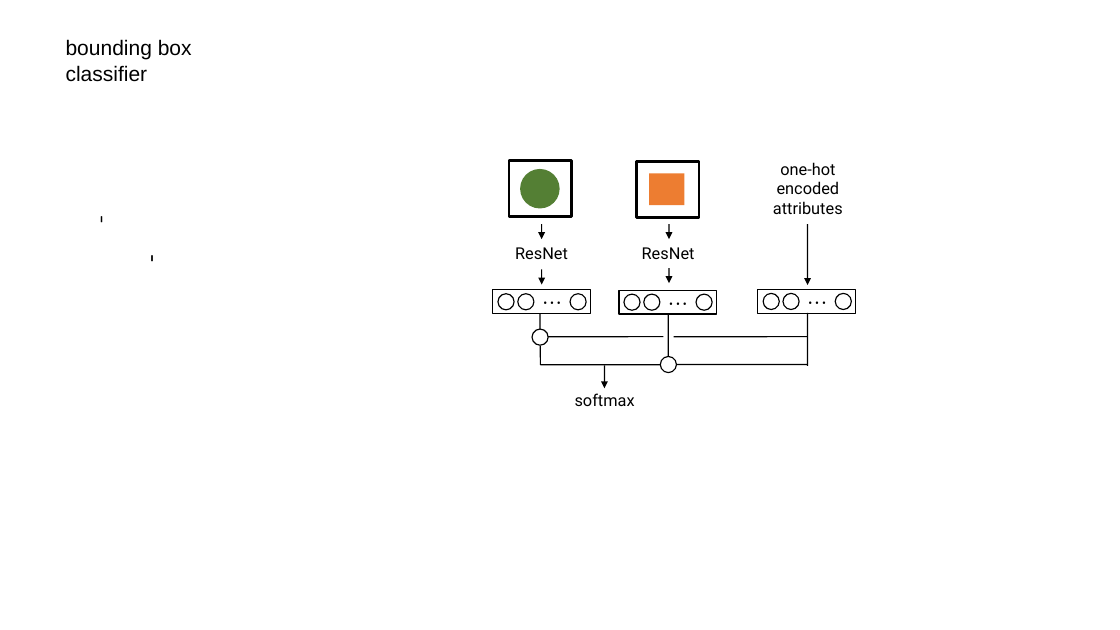
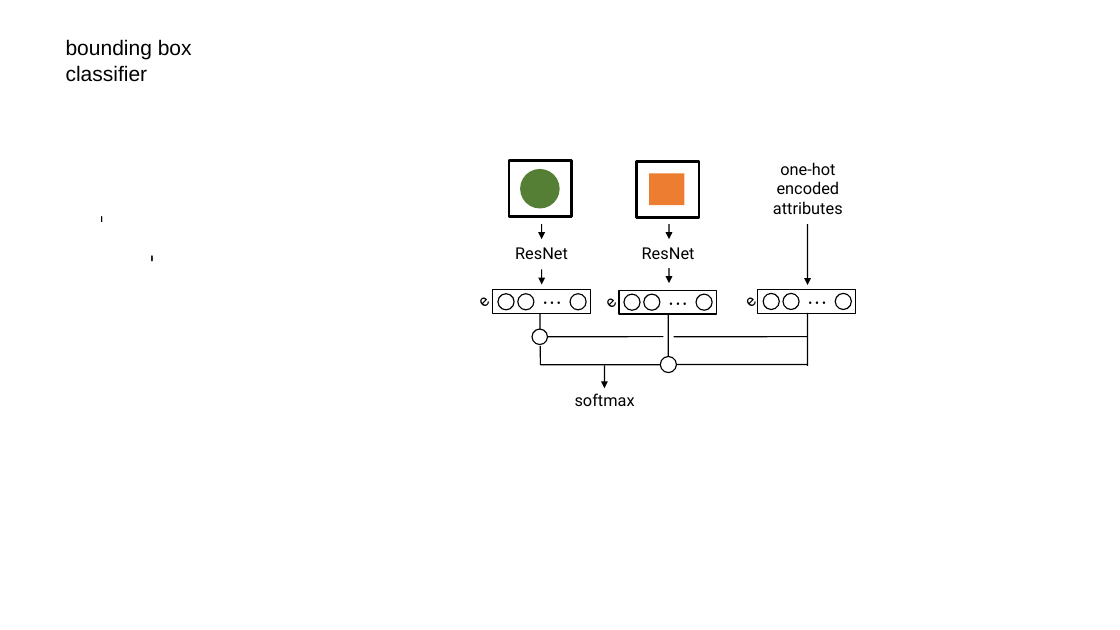
Before and after one commit to mappelgren/to-your-left, a slide deck: slide 1 of thesis/figures/schema.odp. Drawn at 1120x630 pixels with LibreOffice and Linux fonts; fonts in the diff are those of the drawing. Boxes give left, top, right and bottom in pixels: in the first picture for what was removed or moved away, otherwise in the second. Text is boxed around its words. In the diff, an @@ line names an element or a change of style, - is before the commit and + after.

```diff
--- a/thesis/figures/schema.odp
+++ b/thesis/figures/schema.odp
@@ text added at (x1=467, y1=303, x2=489, y2=306), 14 pt, text #000000 @@
+e
@@ text added at (x1=594, y1=303, x2=616, y2=307), 14 pt, text #000000 @@
+e
@@ text added at (x1=734, y1=302, x2=756, y2=306), 14 pt, text #000000 @@
+e
```
Also in this commit, not shown: 1 other slide changed, 3 slides added, 10 other files.
